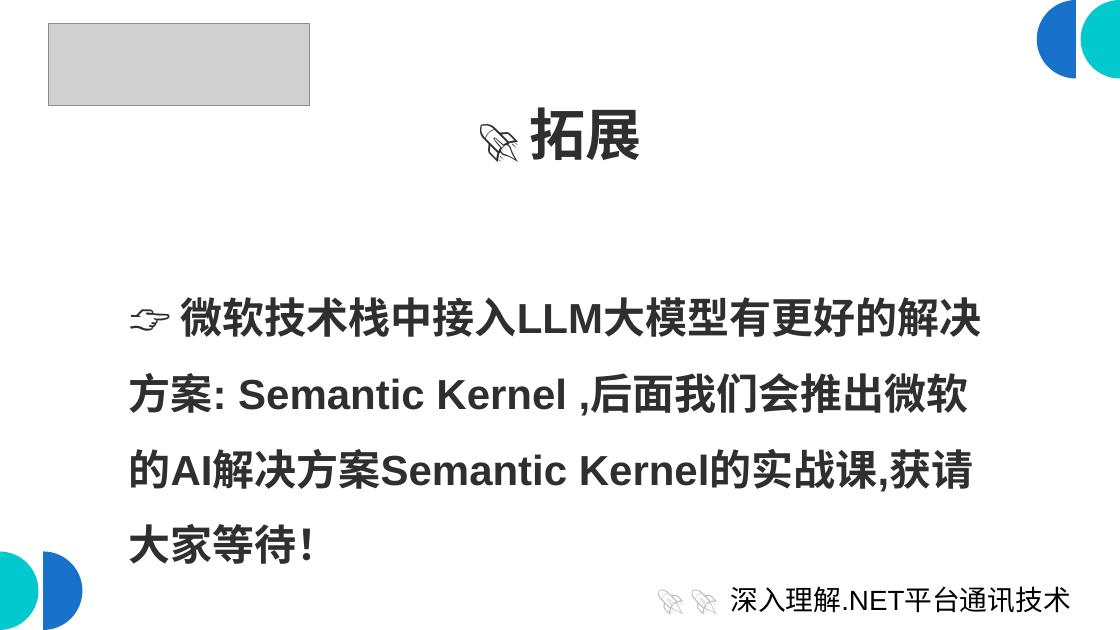
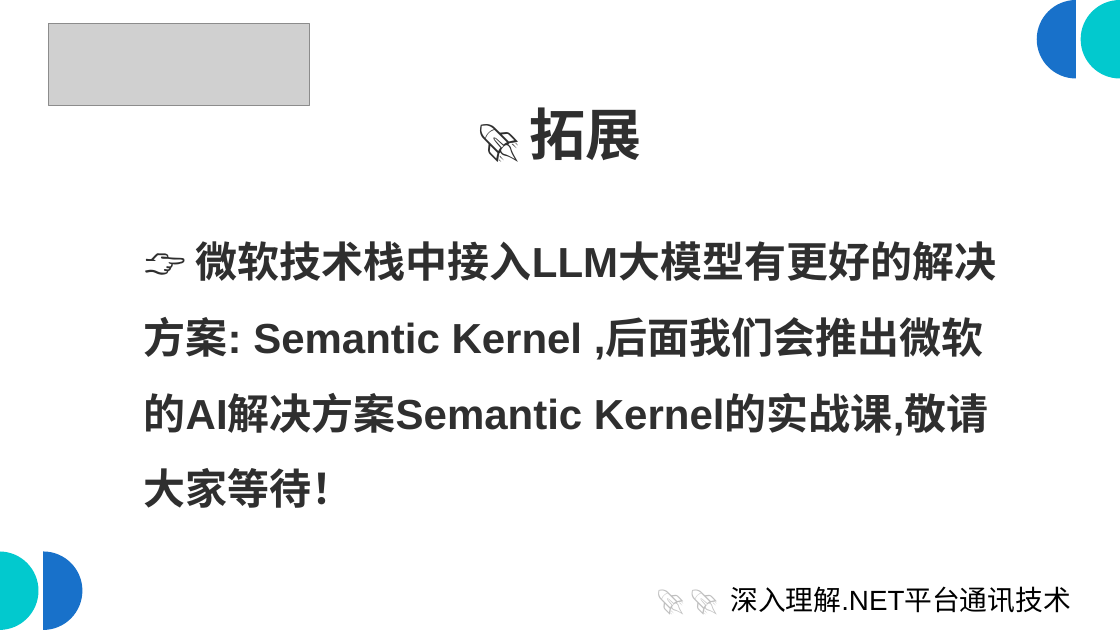
Before and after one commit to scottfly189/dotnet_net_course, a slide deck: slide 13 of src/4.DeepseekDemo/deep_seek.odp. Drawn at 1120x630 pixels with LibreOffice and Linux fonts; fonts in the diff are those of the drawing; grey boxes stand for pictures. Boxes give left, top, right and bottom in pixels: in the first picture for what was removed or moved away, otherwise in the second. Text is boxed around its words. In the diff, an @@ line names an element or a change of style, - is before the commit and + after.

```diff
--- a/src/4.DeepseekDemo/deep_seek.odp
+++ b/src/4.DeepseekDemo/deep_seek.odp
@@ text at <box>144,241,989,508</box>: text changed @@
-👉 微软技术栈中接入LLM大模型有更好的解决方案: Semantic Kernel ,后面我们会推出微软的AI解决方案Semantic Kernel的实战课,获请大家等待！
+👉 微软技术栈中接入LLM大模型有更好的解决方案: Semantic Kernel ,后面我们会推出微软的AI解决方案Semantic Kernel的实战课,敬请大家等待！
```
Also in this commit, not shown: 1 other slide changed, 1 other file.
